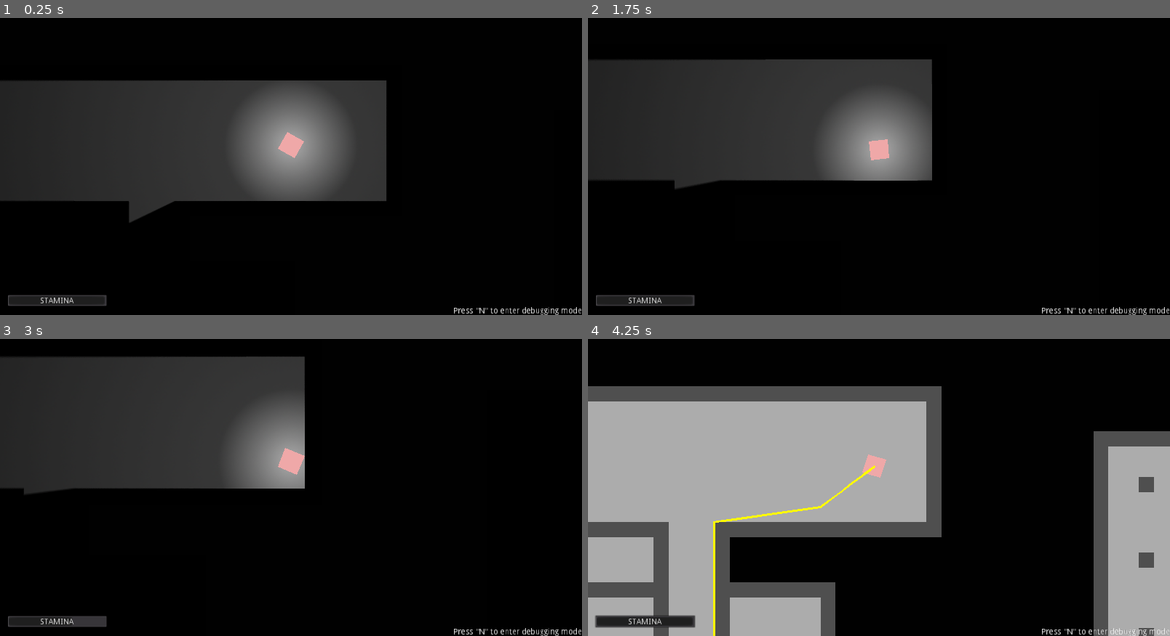
Above: before the commit, frames 1-4 (two rows, left to right).
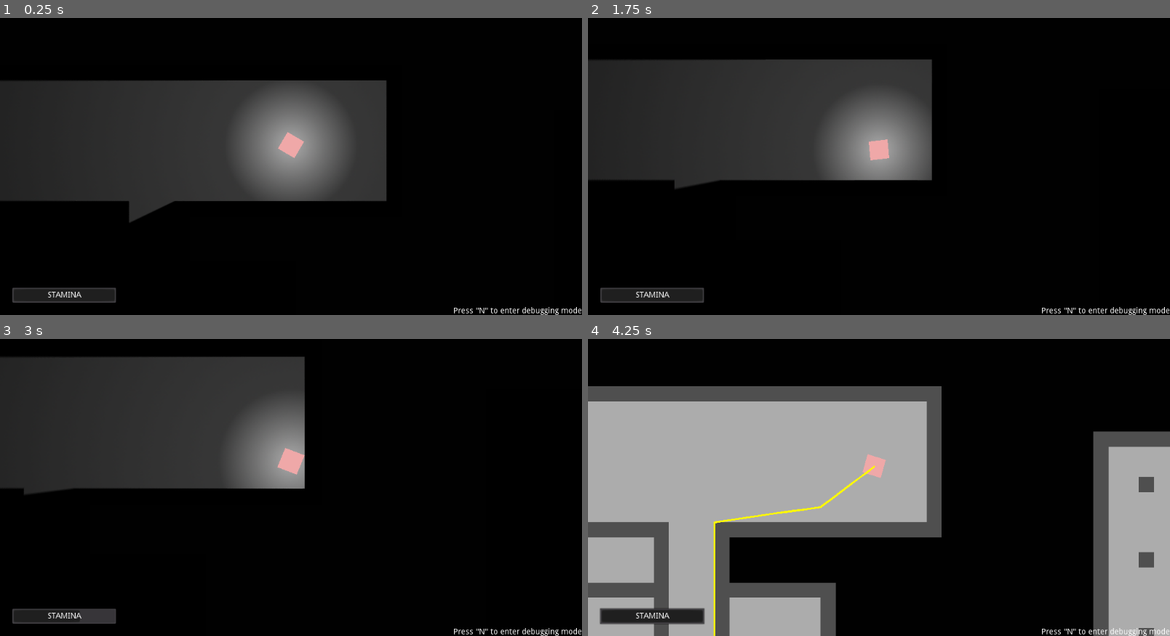
Above: after the commit, the same moments.

Repository: NuclearPhoenixx/Godot-Horror-Demo-2D
Game: Godot game, scene res://maps/map_test_1.tscn
The game is run twice, just before and just after one commit, with the same random seed, the same clock (stepped at 60 frames per second) and the same inputs.
Inputs (mouse positions are in pixels of both pictures, inside the frame that each line leads up to):
- Up to frame 1 (0.25 s): no input
- Up to frame 2 (1.75 s): tap N (debug) at 0.5, 1.25 s; move the mouse to (1007, 127) at 0.52 s; hold D (game_right) 0.53-1.28 s; hold Mouse wheel up (camera_zin) 0.53-1.28 s; move the mouse to (762, 163) at 1.27 s; hold S (game_down) from 1.28 s (still down); tap Mouse wheel down (camera_zout) at 1.35 s
- Up to frame 3 (3 s): tap N (debug) at 2, 2.75 s; move the mouse to (349, 392) at 2.02 s; release S (game_down) at 2.03 s; hold D (game_right) 2.03-2.78 s; hold Shift (sprint) 2.03-2.78 s; move the mouse to (261, 535) at 2.77 s; hold W (game_up) from 2.78 s (still down); tap Mouse wheel up (camera_zin) at 2.85 s
- Up to frame 4 (4.25 s): tap N (debug) at 3.5 s; move the mouse to (1053, 517) at 3.52 s; release W (game_up) at 3.53 s; hold A (game_left) from 3.53 s (still down); hold Mouse wheel down (camera_zout) from 3.53 s (still down)

The runs differ from the first frame. In frame 1, 1.0% of the frame differs, in the area x 1-100%, y 38-100%; in frame 2, 1.1%; in frame 3, 1.0%; in frame 4, 1.7%, in the area x 0-100%, y 21-100%.
Error in both runs: Invalid get index '1' (on base: 'PoolVector2Array'). (res://src/game/enemies/enemy_generic.gd:12)

Commit message:
fix bad screen resolution

Diff:
--- a/project.godot
+++ b/project.godot
@@ -14,7 +14,7 @@
 
 [application]
 
-config/name="2D-Spook"
+config/name="2D Horror Demo"
 run/main_scene="res://maps/map_test_1.tscn"
 config/icon="res://icon.png"
 
@@ -30,8 +30,6 @@
 [display]
 
 window/dpi/allow_hidpi=true
-window/stretch/mode="2d"
-window/stretch/aspect="keep"
 
 [input]
 
--- a/scenes/hud.tscn
+++ b/scenes/hud.tscn
@@ -5,15 +5,20 @@
 [node name="HUD" type="CanvasLayer"]
 
 [node name="Stamina" type="ProgressBar" parent="."]
-margin_left = 11.6635
-margin_top = 563.493
-margin_right = 188.663
-margin_bottom = 586.493
+anchor_top = 1.0
+anchor_bottom = 1.0
+margin_left = 20.0
+margin_top = -50.0
+margin_right = 206.0
+margin_bottom = -20.0
 step = 1.0
 value = 100.0
 rounded = true
 percent_visible = false
 script = ExtResource( 1 )
+__meta__ = {
+"_edit_use_anchors_": false
+}
 
 [node name="Label" type="Label" parent="Stamina"]
 anchor_left = 0.5
Not shown, changed: docs/index.html
Not shown, changed: docs/index.pck
